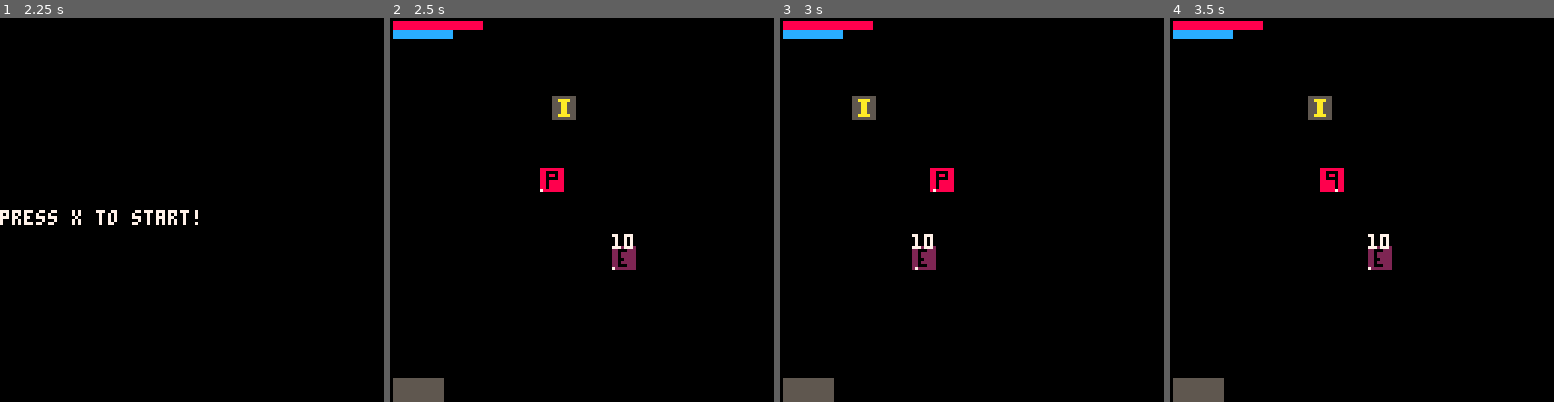
Above: before the commit, frames 1-4 (left to right).
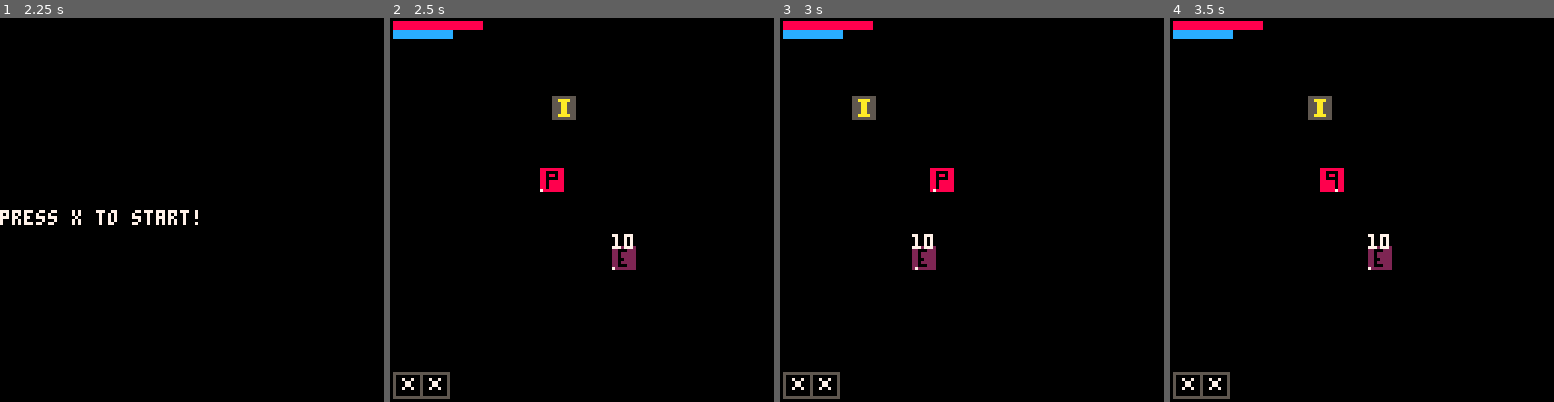
Above: after the commit, the same moments.

Repository: FrederikHR/GDB
Game: PICO-8 cartridge NewGame/main.p8
Same seed, same stepped clock (60 frames per second), same inputs: the game is played once before the commit and once after it.
Inputs:
- Up to frame 1 (2.25 s): tap X (X key) at 0.33, 1.07, 1.85 s; tap O (Z key) at 0.7, 1.7, 2.1 s; hold Right 1.6-2.1 s; hold Up from 2.15 s (still down)
- Up to frame 2 (2.5 s): release Up at 2.42 s; hold Right from 2.47 s (still down)
- Up to frame 3 (3 s): keep holding Right; tap O (Z key) at 2.5, 2.9 s; tap X (X key) at 2.97 s
- Up to frame 4 (3.5 s): release Right at 3.03 s; hold Left from 3.08 s (still down); tap O (Z key) at 3.3 s

Frame 1 is identical in both runs. In frame 2, 0.8% of the frame differs, in the area x 0-16%, y 92-100%; in frame 3, 0.8%; in frame 4, 0.8%.

Commit message:
items are now drawn with elements

Diff:
--- a/NewGame/scripts/entities/enemy.lua
+++ b/NewGame/scripts/entities/enemy.lua
@@ -32,6 +32,9 @@
 function update_enemy(e)
     if (e.attack) e.aframe+=1
     move_enemy(e)
+    if e.health < e.max_health then
+        e.play = "damaged_"..e.play
+    end
     --enemy_attack(e)
     animate(e)
 end
@@ -53,10 +56,6 @@
         e.play="idle"
     end
 
-    if e.health < e.max_health then
-        e.play = "damaged_"..e.play
-    end
-
     e.x += e.dx
     e.y += e.dy
 end
--- a/NewGame/scripts/gear/item.lua
+++ b/NewGame/scripts/gear/item.lua
@@ -25,6 +25,7 @@
         item.element = elements[element]
     end
 
+    item.pal=item_pal[item.type]
     item.sz=1
     item.taken=false
     item.slot="none"
@@ -45,6 +46,26 @@
     end
 end
 
+function draw_item(item,x,y,scaled,sz)
+    --This function deals with coloring items based on elements and rarity
+    --takes an item and draws it in position x,y
+    --if scaled=true, uses sz in sspr
+    if not scaled then
+        change_pal(item)
+        spr(item.spr,x,y)
+        pal()
+    else
+        local sx,sy = get_x_y(item.spr)
+        change_pal(item)
+        sspr(sx,sy,8,8,x,y,sz,sz)
+        pal()
+    end
+end
+
+function change_pal(item)
+    pal(item.pal,element_colors[item.element])
+end
+
 function upgrade_item (item)
     if (item.rarity != 5) then
         item.rarity += 1
--- a/NewGame/scripts/gear/lib.lua
+++ b/NewGame/scripts/gear/lib.lua
@@ -20,6 +20,17 @@
     whip=209
 }
 
+item_pal = {
+    sword=12,
+    spear=8,
+    dagger=1,
+    wand=6,
+    mace=5,
+    orb=13,
+    shield=13,
+    whip=4
+}
+
 elements = {
     "cold",
     "fire",
@@ -28,12 +39,25 @@
     "poison"
 }
 
+element_colors = {
+    cold=7,
+    fire=9,
+    lightning=12,
+    holy=10,
+    poison=2
+}
+
 rarities = {
     "trash",
     "ok",
     "fancy",
     "gud",
     "extra"
+}
+
+rarity_colors = {
+    6,
+    2
 }
 
 item_dmg = {
--- a/NewGame/scripts/scenes/game.lua
+++ b/NewGame/scripts/scenes/game.lua
@@ -36,7 +36,8 @@
 function draw_hud()
     local hbarx=30
     local mbarx=20
-    local wpos={cx+1,cy+120,cx+17,cy+128}
+    local wpos={cx+1,cy+118,cx+19,cy+126}
+    local SZ=8
     --health
     rectfill(cx+1,cy+1,cx+hbarx,cy+3,5)
     rectfill(cx+1,cy+1,cx+current_player_health()*hbarx,cy+3,8)
@@ -46,7 +47,16 @@
     rectfill(cx+1,cy+4,cx+current_player_mana()*mbarx,cy+6,12)
 
     --weapons
-    rectfill(wpos[1],wpos[2],wpos[3],wpos[4],5)
+    rect(wpos[1],wpos[2],wpos[3],wpos[4],5)
+    line(wpos[1]+SZ+1,wpos[2],wpos[1]+SZ+1,wpos[4])
+    if equipment[1].spr !="none" then
+        draw_item(equipment[1],wpos[1]+1,wpos[2])
+        --spr(equipment[1].spr,wpos[1],wpos[2])
+    end
+    if equipment[2].spr !="none" then
+        draw_item(equipment[2],wpos[1]+SZ+2,wpos[2])
+        --spr(equipment[2].spr,wpos[1]+SZ,wpos[2])
+    end
 
     --no pickup if inventory full
 end
--- a/NewGame/scripts/scenes/inventory.lua
+++ b/NewGame/scripts/scenes/inventory.lua
@@ -51,7 +51,8 @@
         local x,y = get_x_y(obj.spr)
         local pos_x=((i-1)%4)*SZ+OFFSET
         local pos_y=((i-1)\4)*SZ
-        sspr(x,y,8,8,pos_x,pos_y,SZ,SZ)
+        draw_item(obj,pos_x,pos_y,true,SZ)
+        --sspr(x,y,8,8,pos_x,pos_y,SZ,SZ)
         if (obj.taken) circ(pos_x+SZ\2,pos_y+SZ\2,SZ\2-1,obj.slot)
     end
 
@@ -103,6 +104,7 @@
         reset_slot(1)
         reset_item(12)
         equipment[1]=tblclone(inventory[pos])
+        equipment[1].pos=pos
         inventory[pos].taken=true
         inventory[pos].slot=12
         inv_prompt=false
@@ -110,6 +112,7 @@
         reset_slot(2)
         reset_item(8)
         equipment[2]=tblclone(inventory[pos])
+        equipment[2].pos=pos
         inventory[pos].taken=true
         inventory[pos].slot=8
         inv_prompt=false
@@ -189,6 +192,7 @@
     equipment[pos].element="none"
     equipment[pos].taken=false
     equipment[pos].slot="none"
+    equipment[pos].pos="none"
 end
 
 function reset_item(slot)
